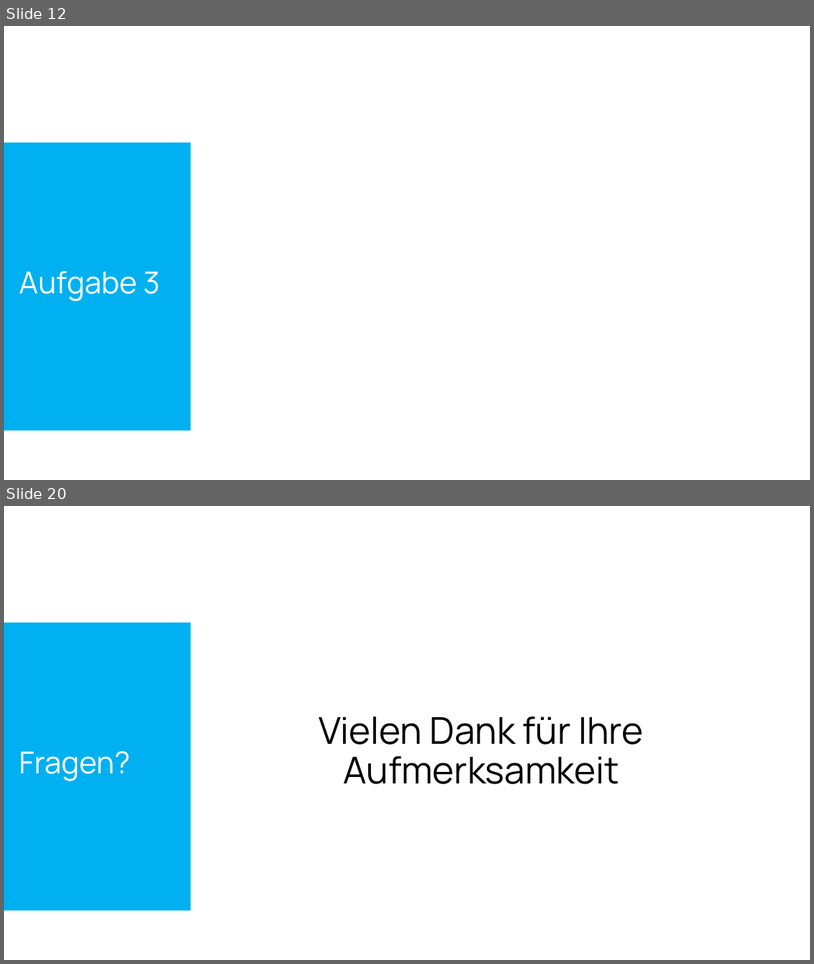
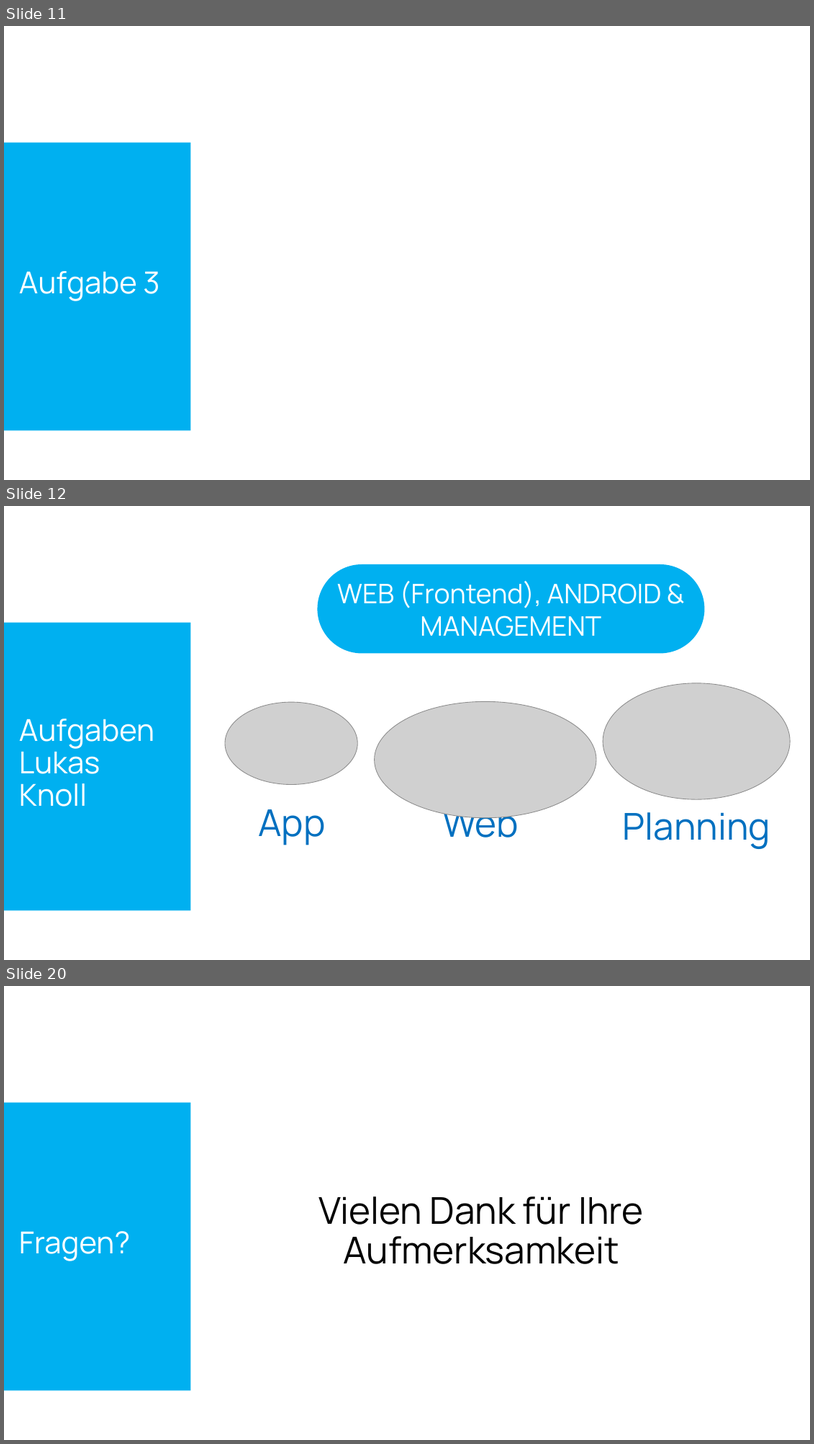
Before and after one commit to SebastianMandl/AEMS, a slide deck: Planung/Praesentationen/Praesentation_SRDP.pptx. Shown one above the other, each under a label of ours: slides 12 and 20 before the commit, slides 11, 12 and 20 after it; the slides between them are not shown. The pictures are 814x964 and 814x1444 pixels, drawn with LibreOffice and Linux fonts; fonts in the diff are those of the drawing; grey boxes stand for pictures. Boxes give left, top, right and bottom in pixels: in the first picture for what was removed or moved away, otherwise in the second. Text is boxed around its words. In the diff, an @@ line names an element or a change of style, - is before the commit and + after.

```diff
--- a/Planung/Praesentationen/Praesentation_SRDP.pptx
+++ b/Planung/Praesentationen/Praesentation_SRDP.pptx
@@ slide 12 added at (4,506,810,960), background #FFFFFF; not listed: 1 template element that a slide beside it also shows @@
@@ rounded rectangle added at (317,564,705,653), fill #00B0F0, 32 pt, text #FFFFFF @@
+WEB (Frontend), ANDROID & MANAGEMENT
@@ picture added at (604,683,791,800) @@
@@ title added at (19,718,154,806), 36 pt, text #FFFFFF @@
+Aufgaben
+Lukas Knoll
@@ picture added at (226,702,358,784) @@
@@ picture added at (375,701,597,818) @@
@@ text added at (258,809,325,845), 44 pt, text #0070C0 @@
+App
@@ text added at (443,813,519,847), 44 pt, text #0070C0 @@
+Web
@@ text added at (623,812,771,849), 44 pt, text #0070C0 @@
+Planning
@@ what was slide 12 is now slide 11 @@
```
Also in this commit, not shown: 4 other slides added, 5 slides removed, 4 other files.
